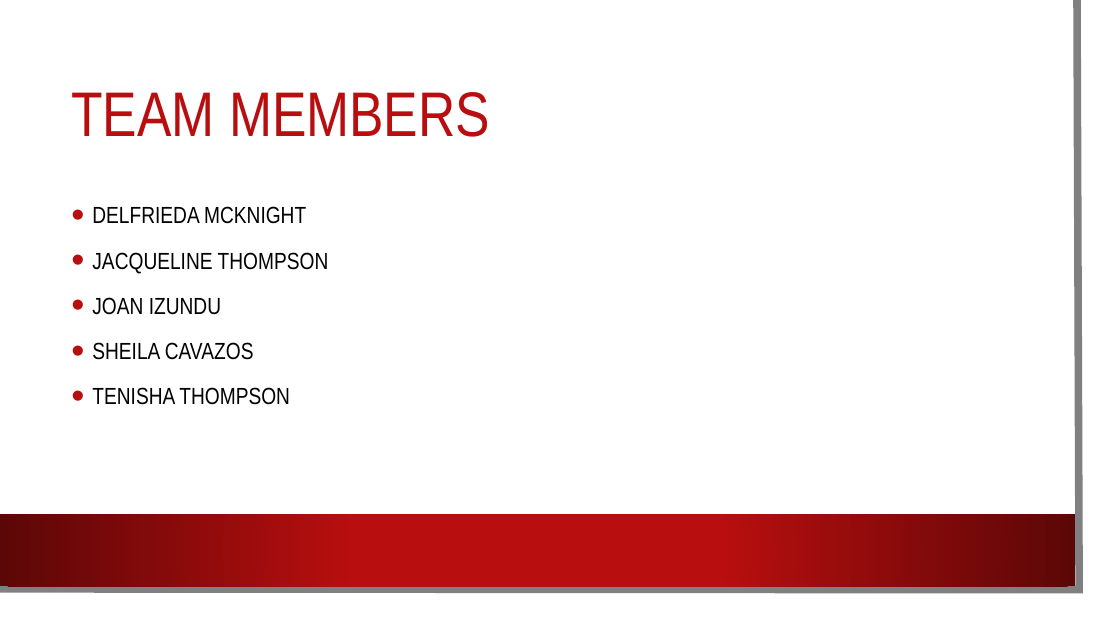
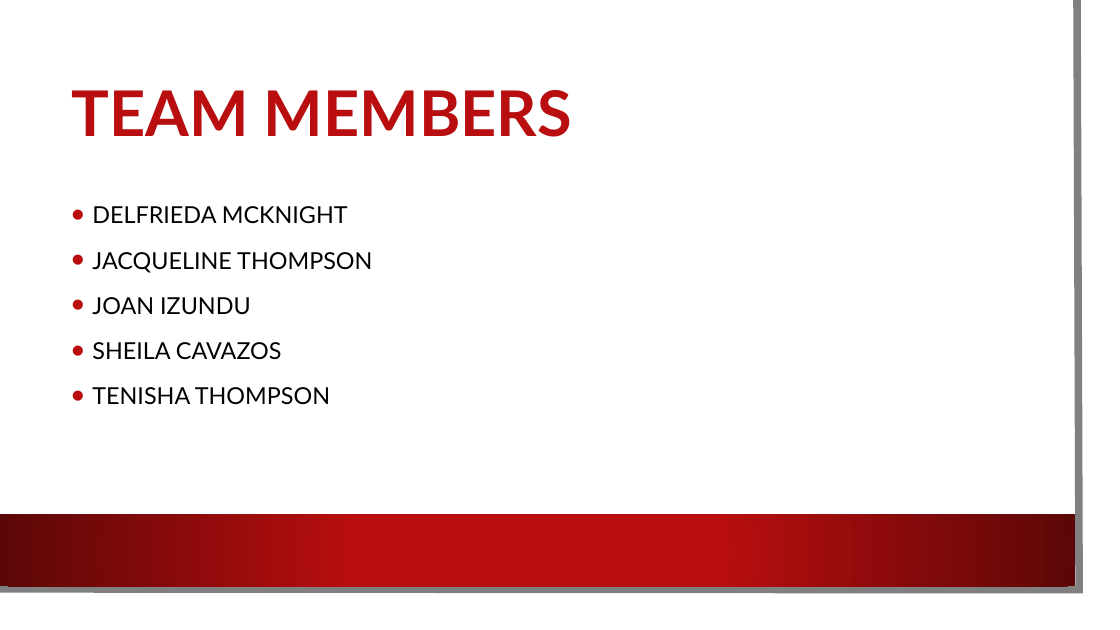
Before and after one commit to Team-Dynamite/Project-TNT, a slide deck: slide 2 of Media/Presentation (1).pptx. Drawn at 1120x630 pixels with LibreOffice and Linux fonts; fonts in the diff are those of the drawing; background and template pictures are left out. Boxes give left, top, right and bottom in pixels: in the first picture for what was removed or moved away, otherwise in the second. Text is boxed around its words. In the diff, an @@ line names an element or a change of style, - is before the commit and + after.

```diff
--- a/Media/Presentation (1).pptx
+++ b/Media/Presentation (1).pptx
@@ title "TEAM MEMBERS" at [71, 90, 572, 137]: font Arial Narrow to Lato, bold on @@
@@ text "DELFRIEDA MCKNIGHT" at [92, 206, 372, 404]: font Arial Narrow to Lato @@
```
Also in this commit, not shown: 8 other slides changed, 5 slides added, 3 slides removed.
